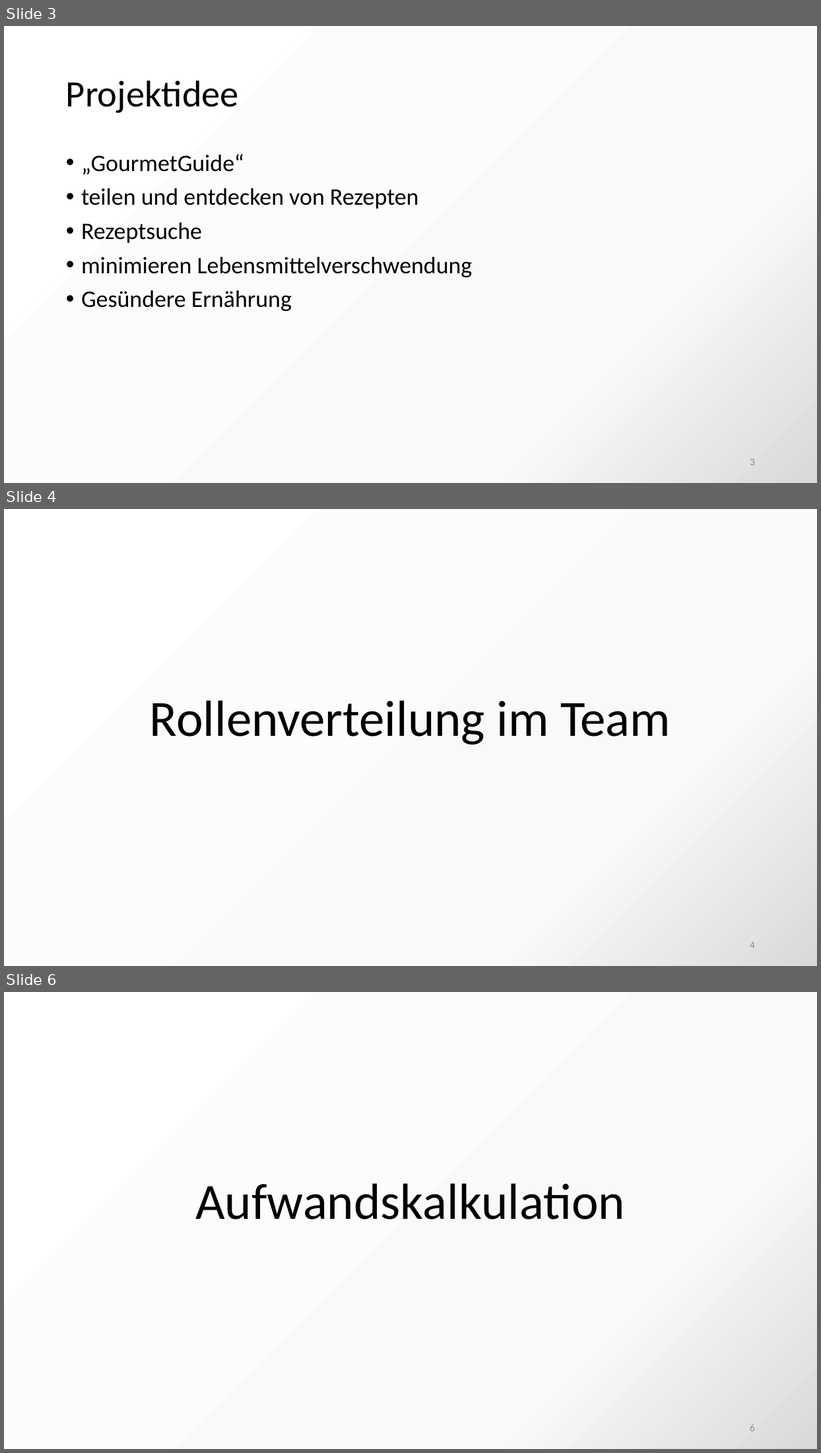
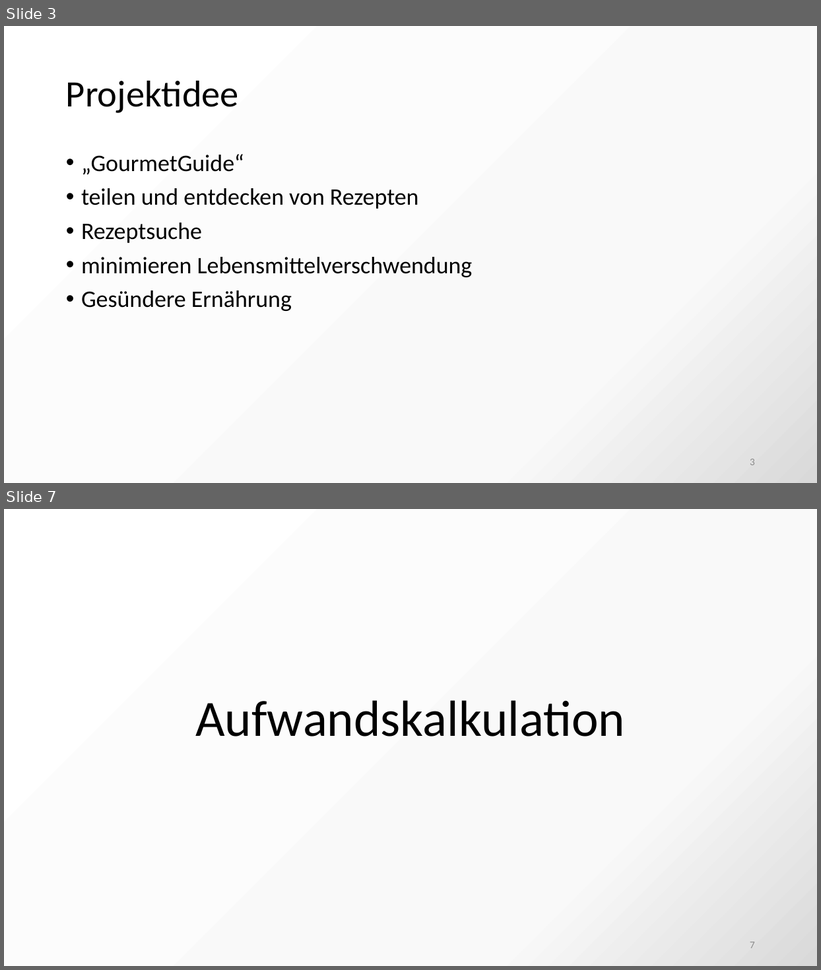
Before and after one commit to Software-Engineering-I-HWR/GourmetGuide, a slide deck: Abschlusspräsentation.pptx. Shown one above the other, each under a label of ours: slides 3, 4 and 6 before the commit, slides 3 and 7 after it; the slides between them are not shown. The pictures are 821x1453 and 821x970 pixels, drawn with LibreOffice and Linux fonts; fonts in the diff are those of the drawing. Boxes give left, top, right and bottom in pixels: in the first picture for what was removed or moved away, otherwise in the second. Text is boxed around its words. In the diff, an @@ line names an element or a change of style, - is before the commit and + after.

```diff
--- a/Abschlusspräsentation.pptx
+++ b/Abschlusspräsentation.pptx
@@ slide 4 removed at [4,509,817,966], background gradient #FFFFFF to #F9F9F9 to #D9D9D9 @@
@@ title removed at [150,700,671,745] @@
-Rollenverteilung im Team
@@ page number removed at [750,942,755,949] @@
-4
@@ what was slide 6 is now slide 7 @@
@@ page number at [750,942,755,949]: text changed @@
-6
+7
```
Also in this commit, not shown: 1 slide changed, 3 slides added, 1 other slide removed.
